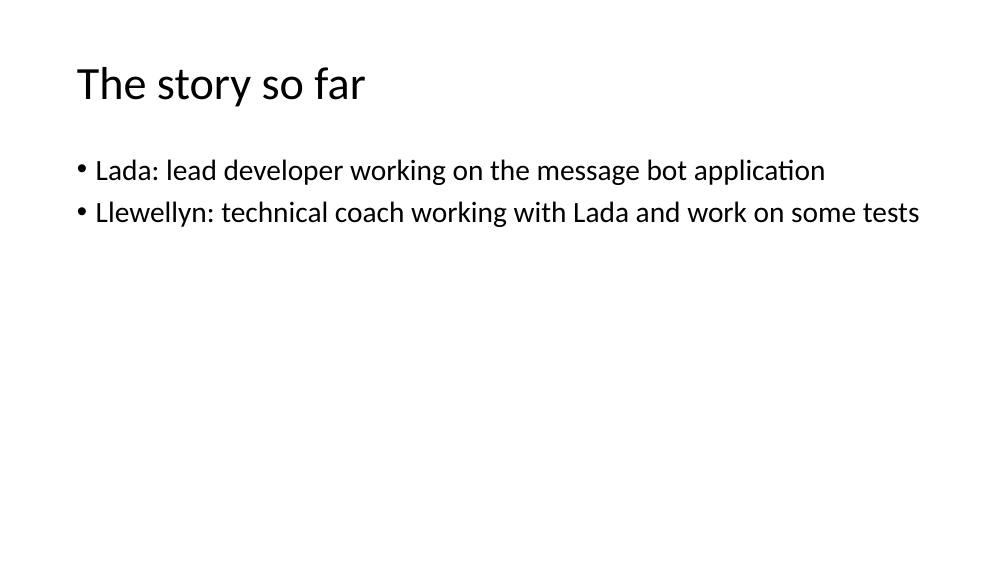
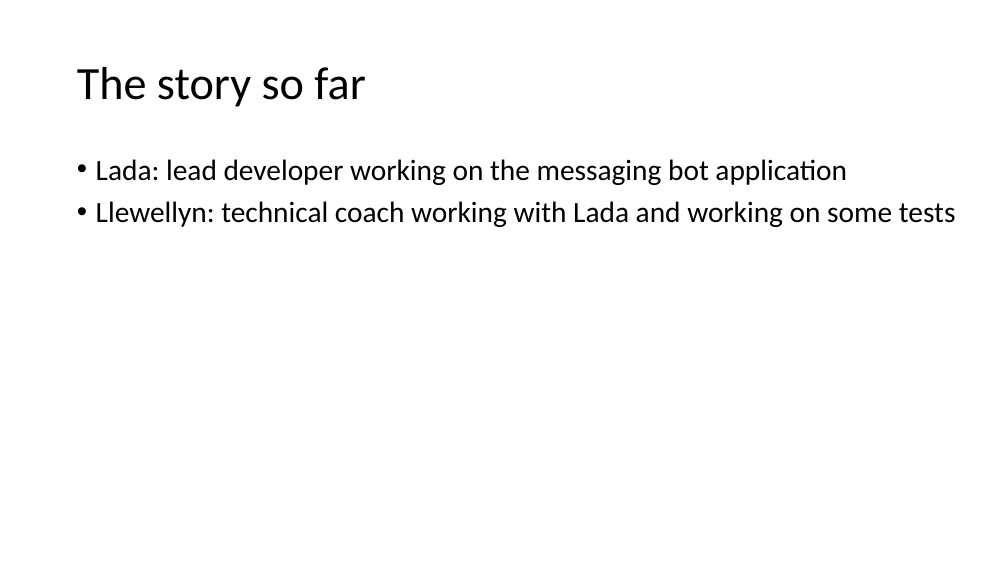
Before and after one commit to LearnWithLlew/TestingBetterWithApprovals.Slides, a slide deck: slide 5 of slides/Testing Better with Approvals.pptx. Drawn at 1008x567 pixels with LibreOffice and Linux fonts; fonts in the diff are those of the drawing. Boxes give left, top, right and bottom in pixels: in the first picture for what was removed or moved away, otherwise in the second. Text is boxed around its words. In the diff, an @@ line names an element or a change of style, - is before the commit and + after.

```diff
--- a/slides/Testing Better with Approvals.pptx
+++ b/slides/Testing Better with Approvals.pptx
@@ text at <box>96,159,956,227</box>: text changed @@
-• Lada: lead developer working on the message bot application
-• Llewellyn: technical coach working with Lada and work on some tests
+• Lada: lead developer working on the messaging bot application
+• Llewellyn: technical coach working with Lada and working on some tests
```
Also in this commit, not shown: 3 other slides changed, 1 slide added, 1 slide removed.
